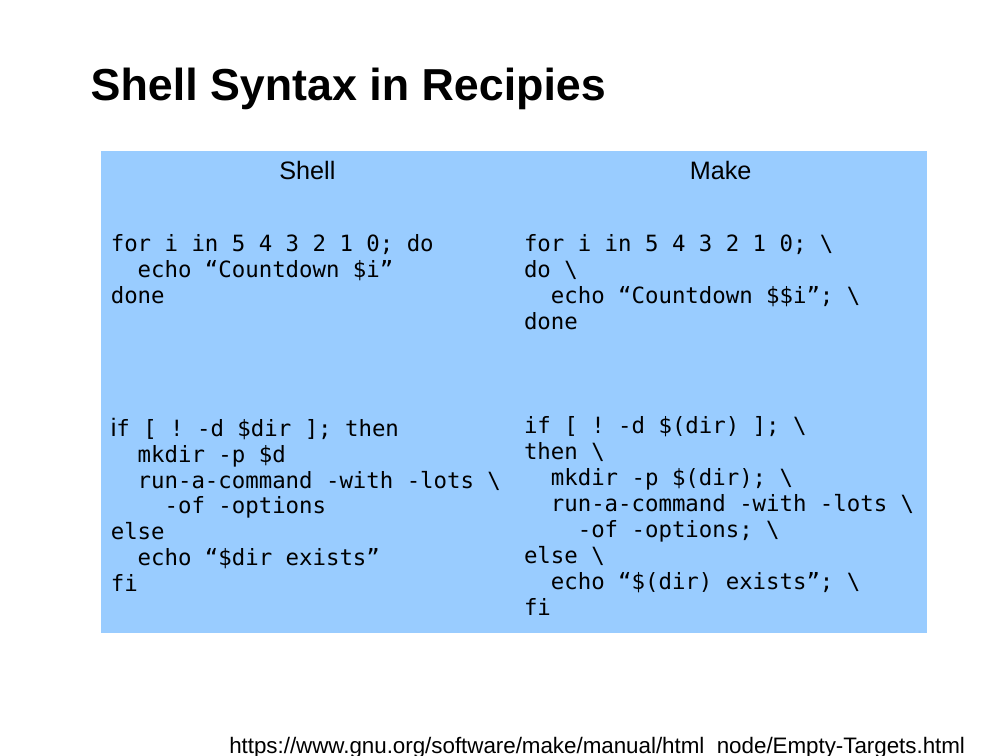
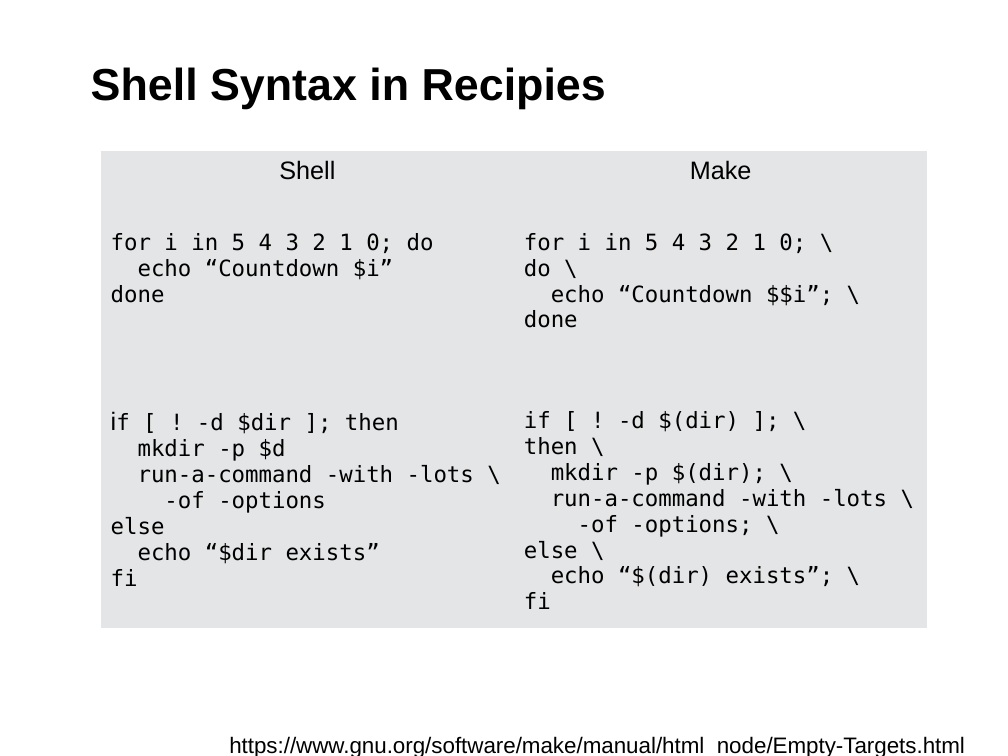
Before and after one commit to fsundermeyer/GNU_make_workshop, a slide deck: slide 13 of Presentation_GNU_make_workshop.odp. Drawn at 1008x756 pixels with LibreOffice and Linux fonts; fonts in the diff are those of the drawing; background and template pictures are left out. Boxes give left, top, right and bottom in pixels: in the first picture for what was removed or moved away, otherwise in the second. Text is boxed around its words. In the diff, an @@ line names an element or a change of style, - is before the commit and + after.

```diff
--- a/Presentation_GNU_make_workshop.odp
+++ b/Presentation_GNU_make_workshop.odp
@@ table at (x1=101, y1=151, x2=927, y2=620) @@
@@ fill #99CCFF to #E4E5E6 in 6 cells @@
```
Also in this commit, not shown: 9 other slides changed, 2 slides added.
